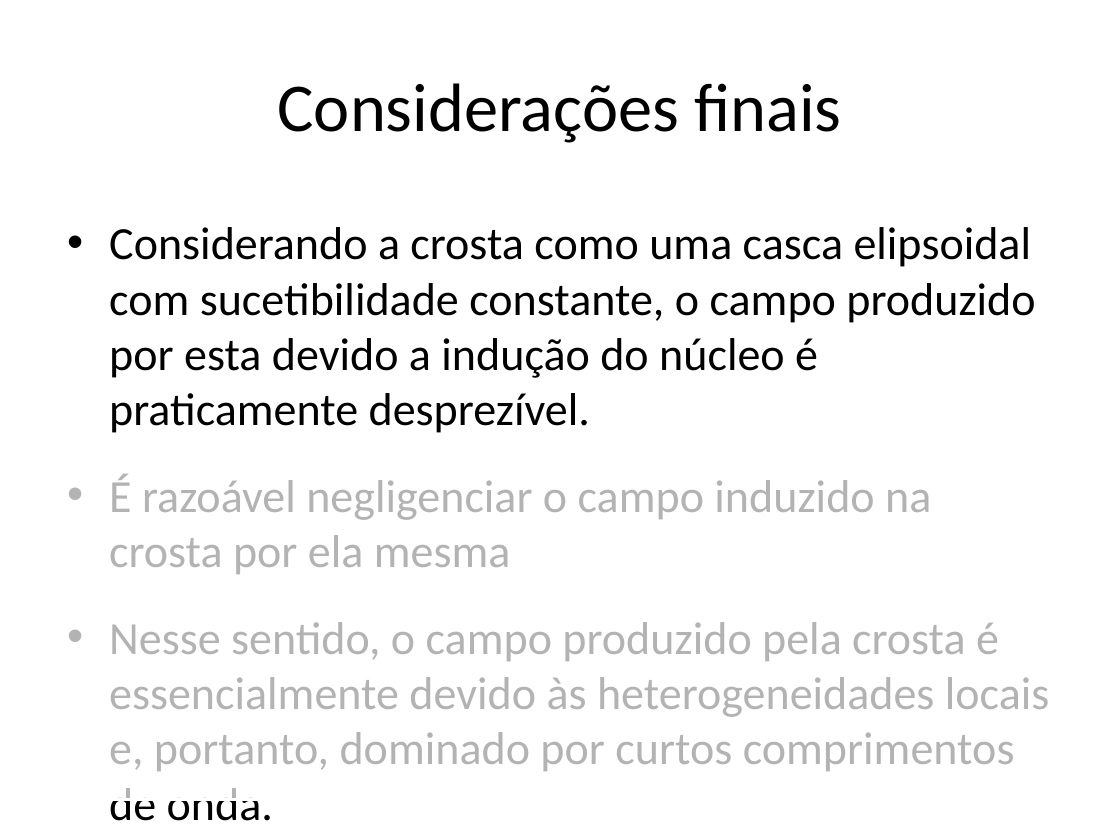
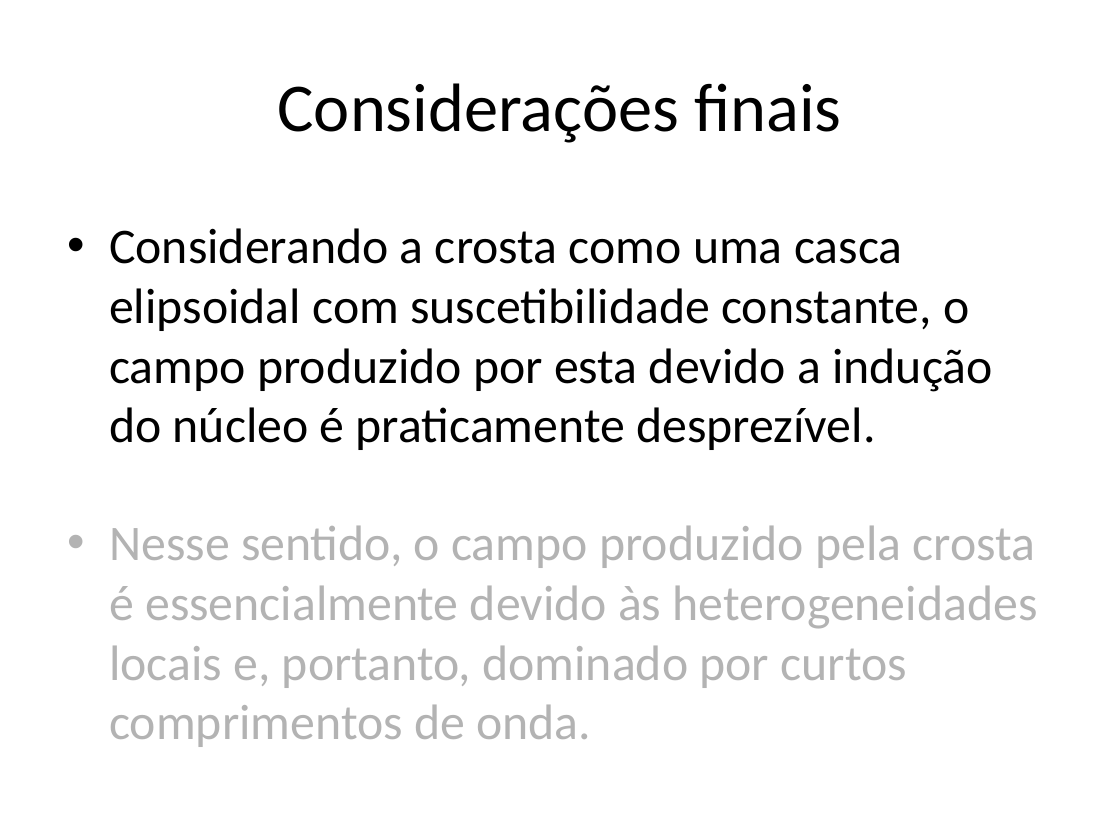
Before and after one commit to birocoles/Disciplina-metodos-potenciais, a slide deck: slide 108 of Aulas/Campo_geomagnetico/aula_campo_geomagnetico.pptx (slide 107 before the commit). Drawn at 1120x840 pixels with LibreOffice and Linux fonts; fonts in the diff are those of the drawing. Boxes give left, top, right and bottom in pixels: in the first picture for what was removed or moved away, otherwise in the second. Text is boxed around its words. In the diff, an @@ line names an element or a change of style, - is before the commit and + after.

Commit message:
update na descricao matematica do campo geomagnetico

```diff
--- a/Aulas/Campo_geomagnetico/aula_campo_geomagnetico.pptx
+++ b/Aulas/Campo_geomagnetico/aula_campo_geomagnetico.pptx
@@ text at [109,228,993,450]: text changed; size 29.6 to 32 pt @@
-• Considerando a crosta como uma casca elipsoidal com sucetibilidade constante, o campo produzido por esta devido a indução do núcleo é praticamente desprezível.
-• É razoável negligenciar o campo induzido na crosta por ela mesma
+• Considerando a crosta como uma casca elipsoidal com suscetibilidade constante, o campo produzido por esta devido a indução do núcleo é praticamente desprezível.
@@ rectangle: place and size @@
-rectangle at [22,438,1099,800]
+rectangle at [22,464,1099,825]
@@ text at [109,525,1038,747]: size 29.6 to 32 pt in "Nesse sentido, o campo produzido pela crosta ..." @@
```
Also in this commit, not shown: 12 other slides changed, 7 slides added, 7 slides removed, 1 other file.
